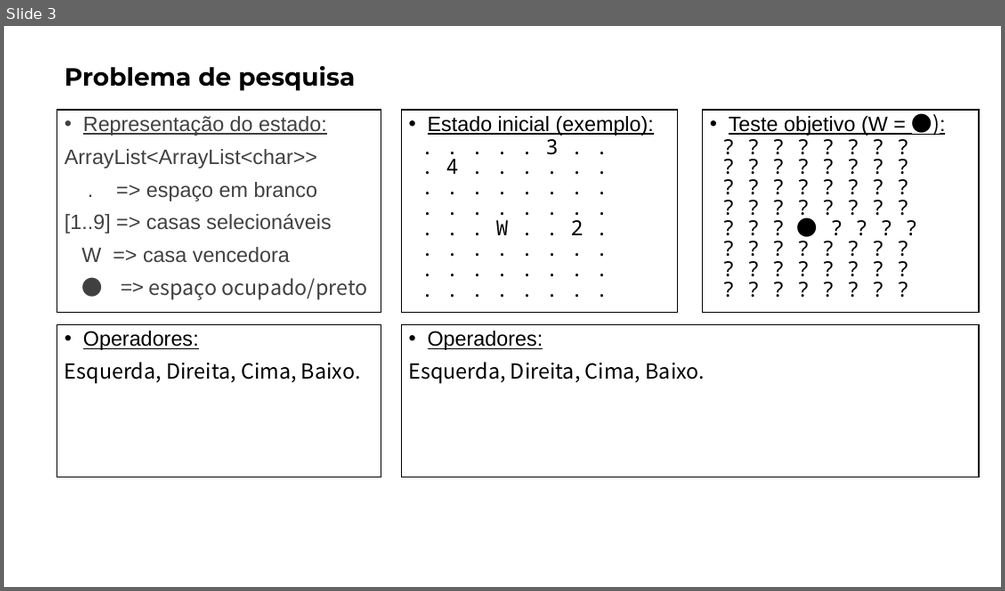
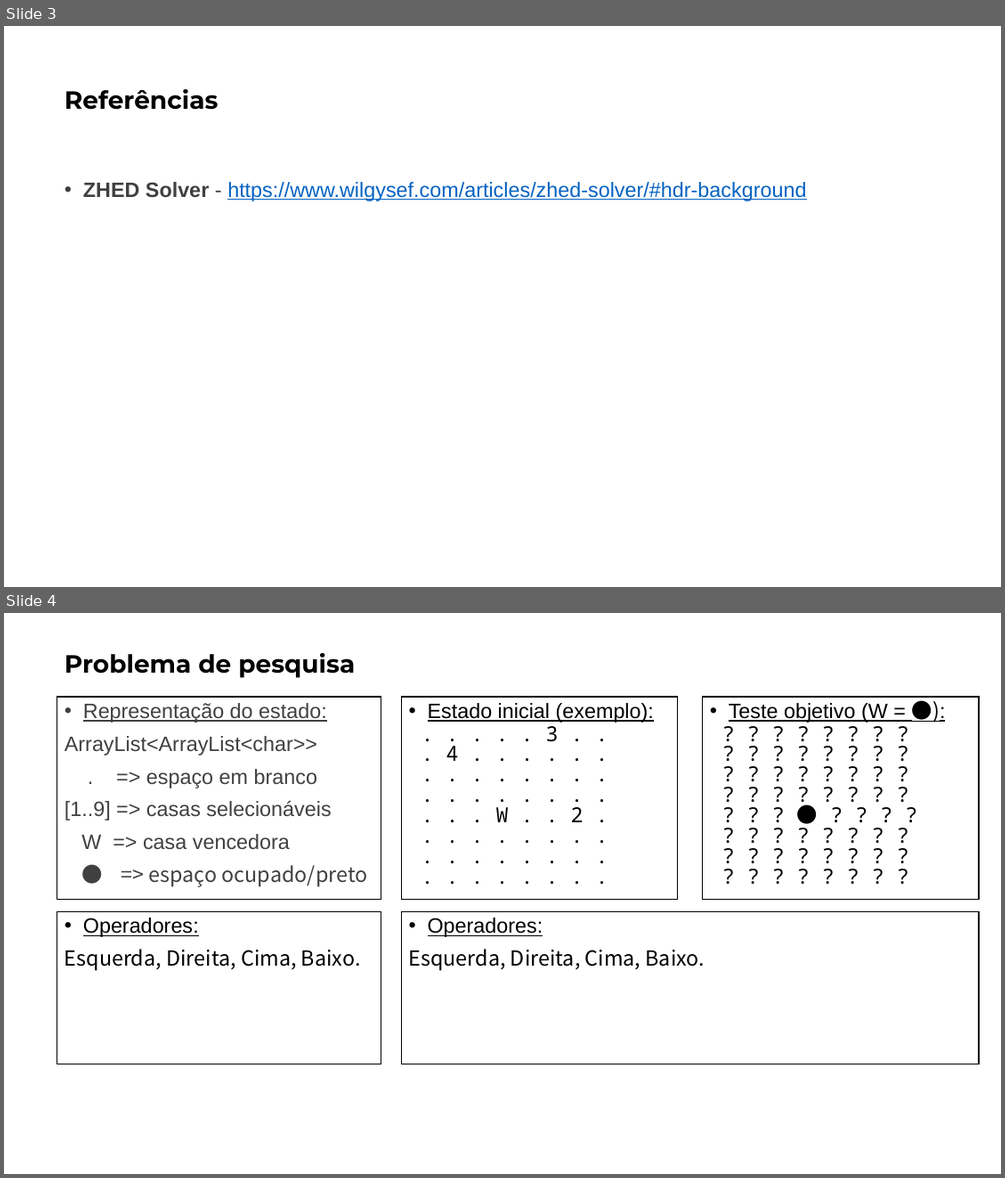
Before and after one commit to matheusPereiraG/IART, a slide deck: FEUP.pptx. Shown one above the other, each under a label of ours: slide 3 before the commit, slides 3 and 4 after it. The pictures are 1005x591 and 1005x1178 pixels, drawn with LibreOffice and Linux fonts; fonts in the diff are those of the drawing. Boxes give left, top, right and bottom in pixels: in the first picture for what was removed or moved away, otherwise in the second. Text is boxed around its words. In the diff, an @@ line names an element or a change of style, - is before the commit and + after.

```diff
--- a/FEUP.pptx
+++ b/FEUP.pptx
@@ slide 3 added at bbox=[4, 26, 1001, 587], background #FFFFFF @@
@@ title added at bbox=[65, 89, 218, 110], 24 pt, text #000000, bold @@
+Referências
@@ text added at bbox=[83, 182, 806, 201], 20 pt, text #0563C1, underline @@
+• ZHED Solver - https://www.wilgysef.com/articles/zhed-solver/#hdr-background
@@ what was slide 3 is now slide 4 @@
```
Also in this commit, not shown: 2 slides changed, 1 other slide added.
